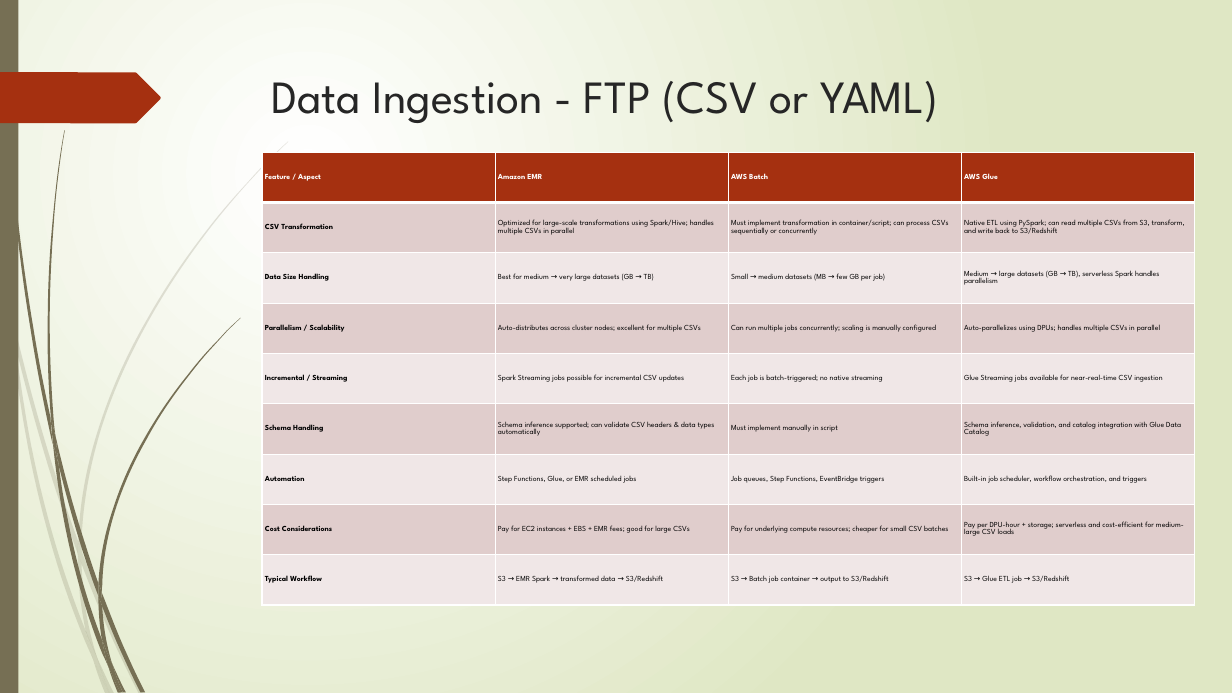
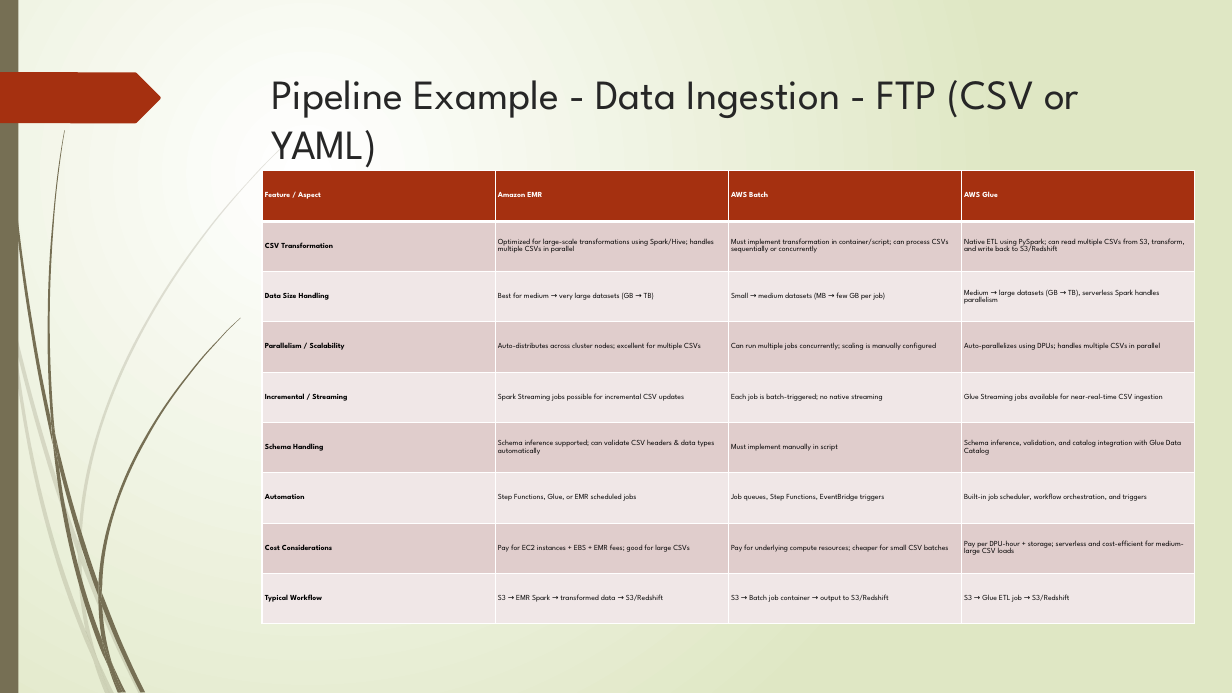
Before and after one commit to gabrielchanyk/food_insights_data_engineering, a slide deck: slide 23 of InsightEats Case Study.pptx. Drawn at 1232x693 pixels with LibreOffice and Linux fonts; fonts in the diff are those of the drawing. Boxes give left, top, right and bottom in pixels: in the first picture for what was removed or moved away, otherwise in the second. Text is boxed around its words. In the diff, an @@ line names an element or a change of style, - is before the commit and + after.

```diff
--- a/InsightEats Case Study.pptx
+++ b/InsightEats Case Study.pptx
@@ title at [271,80,1079,168]: text changed; size 36 to 32.4 pt @@
-Data Ingestion - FTP (CSV or YAML)
+Pipeline Example - Data Ingestion - FTP (CSV or YAML)
@@ table: place and size @@
-table at [262,152,1194,605]
+table at [262,171,1194,624]
```
Also in this commit, not shown: 12 other slides changed, 1 slide added.
